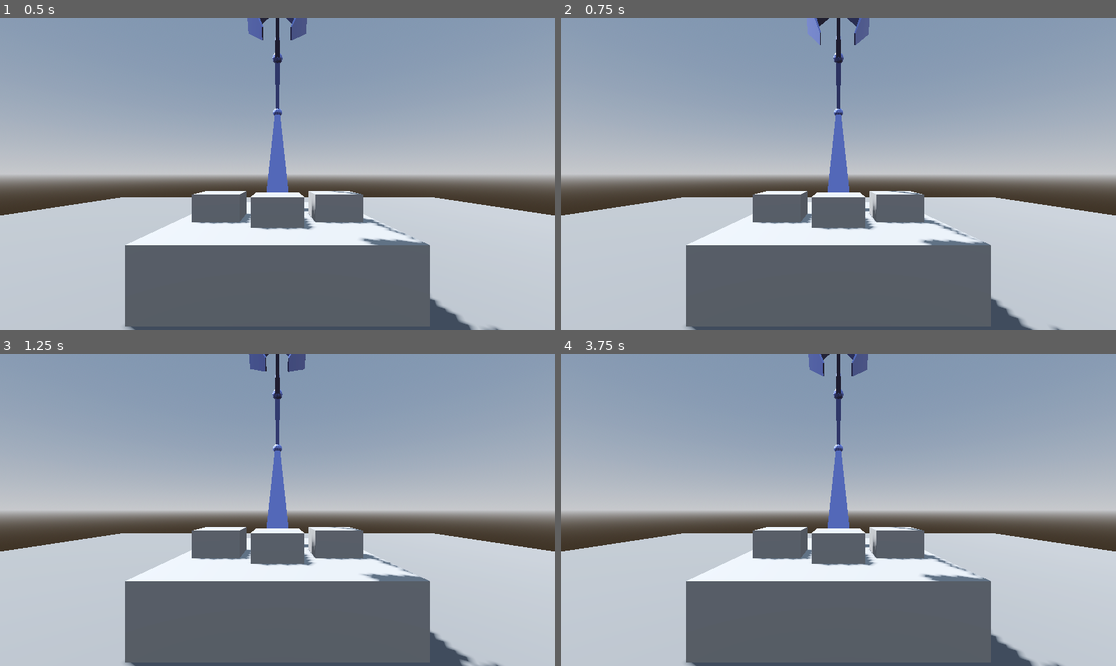
Above: before the commit, frames 1-4 (two rows, left to right).
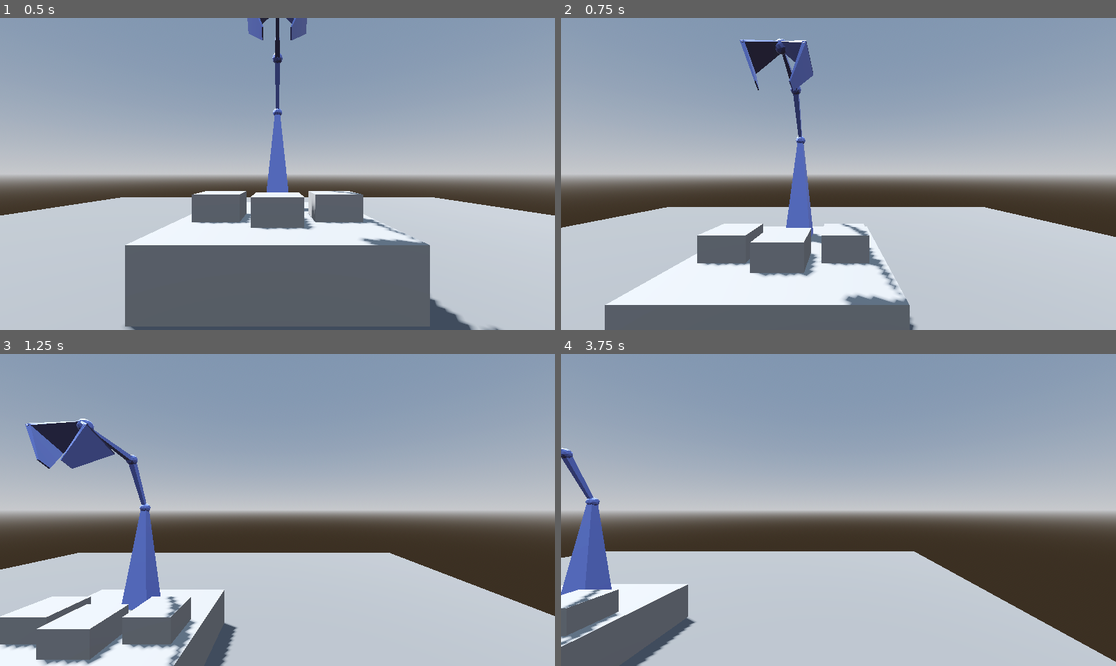
Above: after the commit, the same moments.

Repository: anniesanap/COMP-360-Group-2-Assignment-4
Game: Godot game, scene res://root.tscn
The game is run twice, just before and just after one commit, with the same random seed, the same clock (stepped at 60 frames per second) and the same inputs.
Inputs:
- Up to frame 1 (0.5 s): no input
- Up to frame 2 (0.75 s): hold D (move_right, bound only after the commit) from 0.53 s (still down); tap Space (jump, bound only after the commit) at 0.6 s
- Up to frame 3 (1.25 s): keep holding D (move_right, bound only after the commit); tap Space (jump, bound only after the commit) at 0.77, 1.07 s
- Up to frame 4 (3.75 s): release D (move_right, bound only after the commit) at 1.28 s; hold S (move_back, bound only after the commit) 1.28-2.03 s; tap Space (jump, bound only after the commit) at 1.35, 1.52, 1.82, 2.1, 2.85, 3.02, 3.32, 3.6 s; hold D (move_right, bound only after the commit) 2.03-2.78 s; hold W (move_forward, bound only after the commit) 2.78-3.53 s; hold A (move_left, bound only after the commit) from 3.53 s (still down)

Frame 1 is identical in both runs. In frame 2, 24% of the frame differs, in the area x 0-100%, y 0-100%; in frame 3, 34%; in frame 4, 39%.

Commit message:
Add basic player movement script

Diff:
--- /dev/null
+++ b/player.gd
@@ -0,0 +1,24 @@
+extends CharacterBody3D
+
+const SPEED = 4.0
+const JUMP_VELOCITY = 5.0
+
+func _physics_process(delta: float) -> void:
+	# Add the gravity.
+	if not is_on_floor():
+		velocity += get_gravity() * delta
+
+	# Handle jump.
+	if Input.is_action_just_pressed("jump") and is_on_floor():
+		velocity.y = JUMP_VELOCITY
+
+	var input_dir := Input.get_vector("move_left", "move_right", "move_forward", "move_back")
+	var direction := (transform.basis * Vector3(input_dir.x, 0, input_dir.y)).normalized()
+	if direction:
+		velocity.x = direction.x * SPEED
+		velocity.z = direction.z * SPEED
+	else:
+		velocity.x = move_toward(velocity.x, 0, SPEED)
+		velocity.z = move_toward(velocity.z, 0, SPEED)
+
+	move_and_slide()
--- a/project.godot
+++ b/project.godot
@@ -14,3 +14,31 @@
 run/main_scene="res://root.tscn"
 config/features=PackedStringArray("4.3", "Forward Plus")
 config/icon="res://icon.svg"
+
+[input]
+
+move_left={
+"deadzone": 0.5,
+"events": [Object(InputEventKey,"resource_local_to_scene":false,"resource_name":"","device":-1,"window_id":0,"alt_pressed":false,"shift_pressed":false,"ctrl_pressed":false,"meta_pressed":false,"pressed":false,"keycode":0,"physical_keycode":65,"key_label":0,"unicode":97,"location":0,"echo":false,"script":null)
+]
+}
+move_right={
+"deadzone": 0.5,
+"events": [Object(InputEventKey,"resource_local_to_scene":false,"resource_name":"","device":-1,"window_id":0,"alt_pressed":false,"shift_pressed":false,"ctrl_pressed":false,"meta_pressed":false,"pressed":false,"keycode":0,"physical_keycode":68,"key_label":0,"unicode":100,"location":0,"echo":false,"script":null)
+]
+}
+move_forward={
+"deadzone": 0.5,
+"events": [Object(InputEventKey,"resource_local_to_scene":false,"resource_name":"","device":-1,"window_id":0,"alt_pressed":false,"shift_pressed":false,"ctrl_pressed":false,"meta_pressed":false,"pressed":false,"keycode":0,"physical_keycode":87,"key_label":0,"unicode":119,"location":0,"echo":false,"script":null)
+]
+}
+move_back={
+"deadzone": 0.5,
+"events": [Object(InputEventKey,"resource_local_to_scene":false,"resource_name":"","device":-1,"window_id":0,"alt_pressed":false,"shift_pressed":false,"ctrl_pressed":false,"meta_pressed":false,"pressed":false,"keycode":0,"physical_keycode":83,"key_label":0,"unicode":115,"location":0,"echo":false,"script":null)
+]
+}
+jump={
+"deadzone": 0.5,
+"events": [Object(InputEventKey,"resource_local_to_scene":false,"resource_name":"","device":-1,"window_id":0,"alt_pressed":false,"shift_pressed":false,"ctrl_pressed":false,"meta_pressed":false,"pressed":false,"keycode":0,"physical_keycode":32,"key_label":0,"unicode":32,"location":0,"echo":false,"script":null)
+]
+}
--- a/root.tscn
+++ b/root.tscn
@@ -1,4 +1,6 @@
-[gd_scene load_steps=20 format=4 uid="uid://ljd2ods15laa"]
+[gd_scene load_steps=21 format=4 uid="uid://ljd2ods15laa"]
+
+[ext_resource type="Script" path="res://player.gd" id="1_k2jet"]
 
 [sub_resource type="ProceduralSkyMaterial" id="ProceduralSkyMaterial_fxind"]
 sky_horizon_color = Color(0.64625, 0.65575, 0.67075, 1)
@@ -563,35 +565,35 @@
 bones/1/rest = Transform3D(1, 1.48084e-08, -2.37958e-07, -1.77636e-15, 0.998069, 0.062111, 2.38419e-07, -0.062111, 0.998069, -1.77636e-15, 2.00223, 7.45058e-09)
 bones/1/enabled = true
 bones/1/position = Vector3(-1.77636e-15, 2.00223, 7.45058e-09)
-bones/1/rotation = Quaternion(-0.183243, -9.98989e-08, -3.52194e-08, 0.983068)
+bones/1/rotation = Quaternion(-0.173967, -9.9995e-08, -3.39774e-08, 0.984752)
 bones/1/scale = Vector3(1, 1, 1)
 bones/2/name = "arm2"
 bones/2/parent = 1
 bones/2/rest = Transform3D(1, 1.26248e-15, -2.83937e-14, 1.05879e-21, 0.999013, 0.0444195, 2.84217e-14, -0.0444195, 0.999013, 0, 1.00011, 0)
 bones/2/enabled = true
 bones/2/position = Vector3(0, 1.00011, 0)
-bones/2/rotation = Quaternion(-0.456129, -1.16659e-14, -2.14059e-15, 0.889914)
+bones/2/rotation = Quaternion(-0.457542, -1.18845e-14, -6.02473e-15, 0.889188)
 bones/2/scale = Vector3(1, 1, 1)
 bones/3/name = "armend"
 bones/3/parent = 2
 bones/3/rest = Transform3D(1, -1.13687e-13, -5.6426e-07, -5.63265e-07, -0.0593598, -0.998237, -3.34942e-08, 0.998237, -0.0593598, 0, 1.00177, 1.67638e-08)
 bones/3/enabled = true
 bones/3/position = Vector3(0, 1.00177, 1.67638e-08)
-bones/3/rotation = Quaternion(0.824469, 6.39974e-08, -2.59167e-07, 0.565908)
+bones/3/rotation = Quaternion(0.828947, 5.76576e-08, -2.60944e-07, 0.559327)
 bones/3/scale = Vector3(1, 1, 1)
 bones/4/name = "finger0"
 bones/4/parent = 3
 bones/4/rest = Transform3D(0.707107, -0.707107, -5.06588e-07, -0.707107, -0.707107, -5.02213e-08, -3.227e-07, 3.93724e-07, -1, -2.35287e-15, 5.96046e-08, 1.49198e-10)
 bones/4/enabled = true
 bones/4/position = Vector3(-2.35287e-15, 5.96046e-08, 1.49198e-10)
-bones/4/rotation = Quaternion(0.92027, -0.39126, 0.00404165, -0.00167406)
+bones/4/rotation = Quaternion(0.92388, -0.382683, -2.14669e-07, 1.16098e-07)
 bones/4/scale = Vector3(1, 1, 1)
 bones/5/name = "finger1"
 bones/5/parent = 3
 bones/5/rest = Transform3D(0.707107, 0.707107, -5.32026e-07, 0.707107, -0.707107, 3.96846e-08, -3.48138e-07, -4.04261e-07, -1, -2.35287e-15, 5.96046e-08, 1.49198e-10)
 bones/5/enabled = true
 bones/5/position = Vector3(-2.35287e-15, 5.96046e-08, 1.49198e-10)
-bones/5/rotation = Quaternion(0.919586, 0.392854, -0.00479547, -0.00198636)
+bones/5/rotation = Quaternion(0.92388, 0.382683, -2.3532e-07, -1.13247e-07)
 bones/5/scale = Vector3(1, 1, 1)
 bones/6/name = "ikarmpole0"
 bones/6/parent = -1
@@ -611,8 +613,8 @@
 bones/8/parent = -1
 bones/8/rest = Transform3D(1, 0, 0, 0, 0, 1, 0, -1, 0, 0, 4, 0)
 bones/8/enabled = true
-bones/8/position = Vector3(0, 3.2469, -1.1778)
-bones/8/rotation = Quaternion(-0.94444, 0, 0, 0.328684)
+bones/8/position = Vector3(0, 3.2677, -1.15506)
+bones/8/rotation = Quaternion(-0.939121, 0, 0, 0.343586)
 bones/8/scale = Vector3(1, 1, 1)
 
 [node name="Cube_002" type="MeshInstance3D" parent="arm/Armature/Skeleton3D"]
@@ -628,6 +630,7 @@
 
 [node name="player" type="CharacterBody3D" parent="."]
 transform = Transform3D(-4.37114e-08, 0, -1, 0, 1, 0, 1, 0, -4.37114e-08, -3, 1, 0)
+script = ExtResource("1_k2jet")
 
 [node name="playerCollision" type="CollisionShape3D" parent="player"]
 shape = SubResource("CapsuleShape3D_k3m8v")
